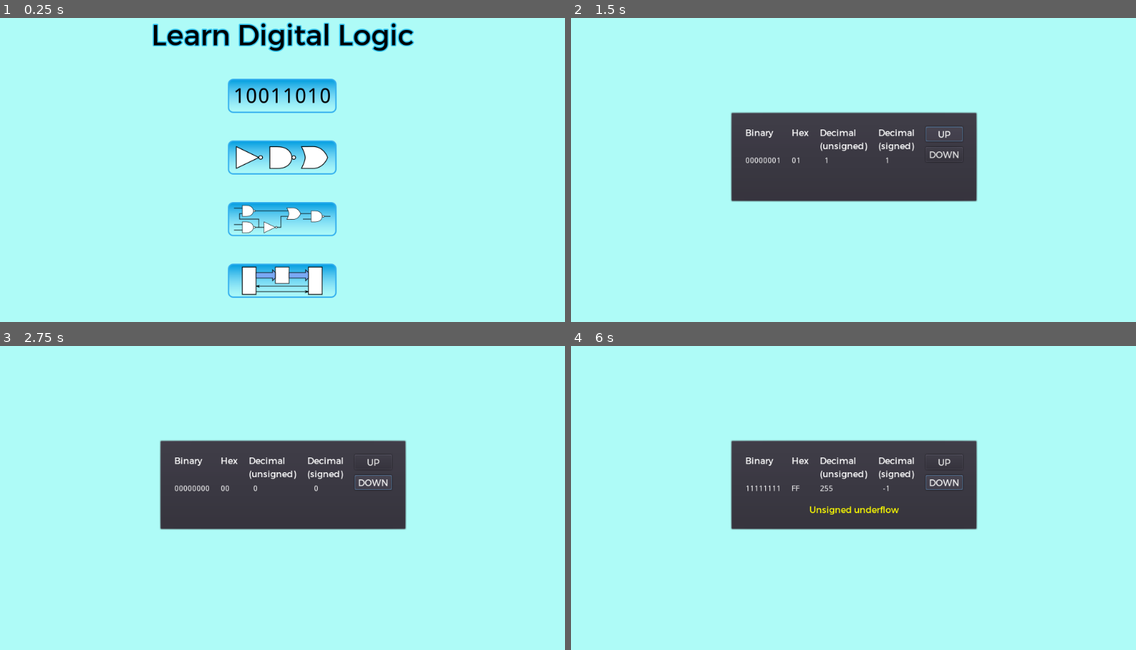
Above: before the commit, frames 1-4 (two rows, left to right).
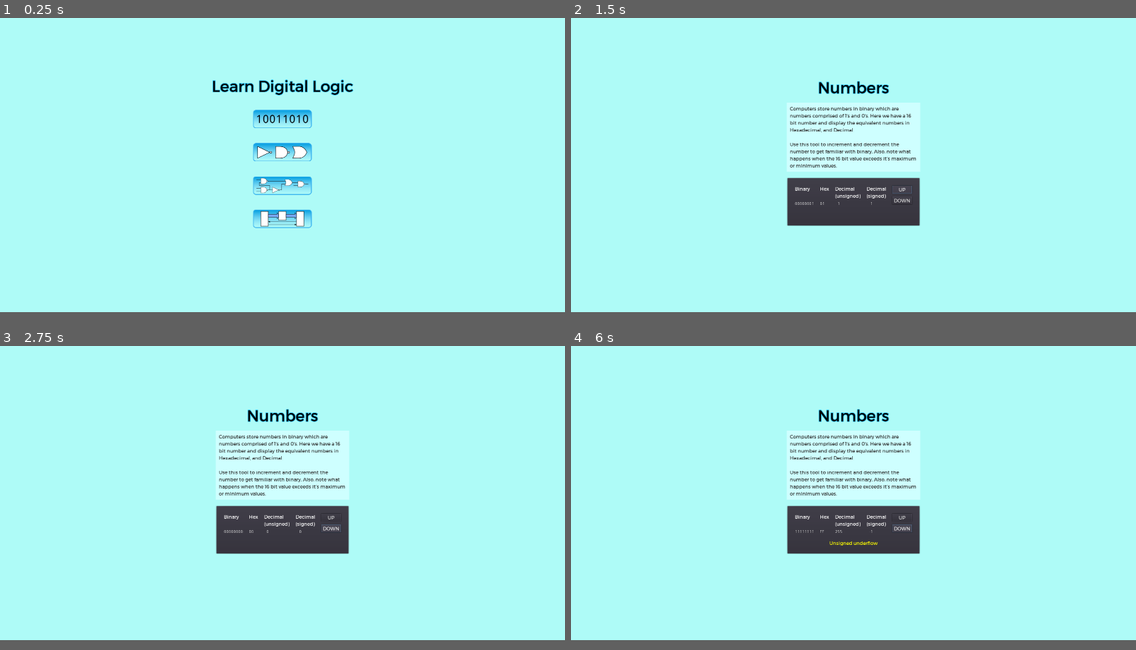
Above: after the commit, the same moments.

Repository: andrew-wilkes/digital-logic
Game: Godot game, scene res://Main.tscn
Same seed, same stepped clock (60 frames per second), same inputs: the game is played once before the commit and once after it.
Inputs (mouse positions are in pixels of both pictures, inside the frame that each line leads up to; where the layout moved, square brackets give the same spot in the first picture):
- Up to frame 1 (0.25 s): no input
- Up to frame 2 (1.5 s): click (853, 124) [853, 97] at 0.5 s; click "UP" at 1.25 s
- Up to frame 3 (2.75 s): click "DOWN" at 2 s
- Up to frame 4 (6 s): click "UP" at 2.75 s; click "DOWN" at 3.5 s; click "UP" at 4.25 s; click "DOWN" at 5 s; tap Enter at 5.75 s
In our replay, the window is 800x468 before the commit and 800x454 after it. These sizes can differ from the game's own. Grey fills any space a smaller window leaves; there, only what the larger window draws over its background counts as a difference.

The runs differ from the first frame. In frame 1, 9.9% of the frame differs, in the area x 27-74%, y 1-93%; in frame 2, 14%; in frame 3, 14%; in frame 4, 14%, in the area x 28-72%, y 20-69%.

Commit message:
Add text panel

Diff:
--- a/game/Main.tscn
+++ b/game/Main.tscn
@@ -1,18 +1,11 @@
-[gd_scene load_steps=8 format=2]
+[gd_scene load_steps=7 format=2]
 
 [ext_resource path="res://Main.gd" type="Script" id=1]
+[ext_resource path="res://assets/title_font.tres" type="DynamicFont" id=2]
 [ext_resource path="res://assets/numbers.png" type="Texture" id=3]
 [ext_resource path="res://assets/projects.png" type="Texture" id=4]
 [ext_resource path="res://assets/circuits.png" type="Texture" id=5]
 [ext_resource path="res://assets/gates.png" type="Texture" id=6]
-[ext_resource path="res://assets/Montserrat-Regular.ttf" type="DynamicFontData" id=7]
-
-[sub_resource type="DynamicFont" id=1]
-size = 52
-outline_size = 2
-outline_color = Color( 0.207843, 0.792157, 0.968627, 1 )
-use_filter = true
-font_data = ExtResource( 7 )
 
 [node name="Main" type="CenterContainer"]
 anchor_right = 1.0
@@ -32,7 +25,7 @@
 [node name="Label" type="Label" parent="VBox"]
 margin_right = 476.0
 margin_bottom = 64.0
-custom_fonts/font = SubResource( 1 )
+custom_fonts/font = ExtResource( 2 )
 custom_colors/font_color = Color( 0, 0, 0, 1 )
 text = "Learn Digital Logic"
 align = 1
--- a/game/Numbers.tscn
+++ b/game/Numbers.tscn
@@ -1,29 +1,51 @@
-[gd_scene load_steps=3 format=2]
+[gd_scene load_steps=5 format=2]
 
 [ext_resource path="res://Numbers.gd" type="Script" id=1]
 [ext_resource path="res://assets/m_font_regular.tres" type="DynamicFont" id=2]
+[ext_resource path="res://assets/title_font.tres" type="DynamicFont" id=3]
+[ext_resource path="res://TextPanel.tscn" type="PackedScene" id=4]
 
 [node name="Numbers" type="CenterContainer"]
-margin_left = 1.0
-margin_right = 1025.0
-margin_bottom = 600.0
+anchor_right = 1.0
+anchor_bottom = 1.0
 script = ExtResource( 1 )
 __meta__ = {
 "_edit_use_anchors_": false
 }
 
-[node name="Panel" type="PanelContainer" parent="."]
-margin_left = 288.0
-margin_top = 218.0
-margin_right = 736.0
-margin_bottom = 382.0
+[node name="VBox" type="VBoxContainer" parent="."]
+margin_left = 726.0
+margin_top = 289.0
+margin_right = 1174.0
+margin_bottom = 790.0
+size_flags_horizontal = 4
+size_flags_vertical = 4
+custom_constants/separation = 20
+
+[node name="Label" type="Label" parent="VBox"]
+margin_right = 448.0
+margin_bottom = 64.0
+custom_fonts/font = ExtResource( 3 )
+custom_colors/font_color = Color( 0, 0, 0, 1 )
+text = "Numbers"
+align = 1
+
+[node name="TextPanel" parent="VBox" instance=ExtResource( 4 )]
+text = "Computers store numbers in binary which are numbers comprised of 1's and 0's. Here we have a 16 bit number and display the equivalent numbers in Hexadecimal, and Decimal.
+
+Use this tool to increment and decrement the number to get familiar with binary. Also, note what happens when the 16 bit value exceeds it's maximum or minimum values."
+
+[node name="Panel" type="PanelContainer" parent="VBox"]
+margin_top = 337.0
+margin_right = 448.0
+margin_bottom = 501.0
 size_flags_horizontal = 0
 size_flags_vertical = 0
 __meta__ = {
 "_edit_use_anchors_": false
 }
 
-[node name="MarginContainer" type="MarginContainer" parent="Panel"]
+[node name="MarginContainer" type="MarginContainer" parent="VBox/Panel"]
 margin_left = 7.0
 margin_top = 7.0
 margin_right = 441.0
@@ -36,7 +58,7 @@
 "_edit_use_anchors_": false
 }
 
-[node name="VBox" type="VBoxContainer" parent="Panel/MarginContainer"]
+[node name="VBox" type="VBoxContainer" parent="VBox/Panel/MarginContainer"]
 margin_left = 20.0
 margin_top = 20.0
 margin_right = 414.0
@@ -46,7 +68,7 @@
 "_edit_use_anchors_": false
 }
 
-[node name="Counter" type="HBoxContainer" parent="Panel/MarginContainer/VBox"]
+[node name="Counter" type="HBoxContainer" parent="VBox/Panel/MarginContainer/VBox"]
 margin_right = 394.0
 margin_bottom = 69.0
 custom_constants/separation = 20
@@ -54,12 +76,12 @@
 "_edit_use_anchors_": false
 }
 
-[node name="Col1" type="VBoxContainer" parent="Panel/MarginContainer/VBox/Counter"]
+[node name="Col1" type="VBoxContainer" parent="VBox/Panel/MarginContainer/VBox/Counter"]
 margin_right = 64.0
 margin_bottom = 69.0
 custom_constants/separation = 10
 
-[node name="Label" type="Label" parent="Panel/MarginContainer/VBox/Counter/Col1"]
+[node name="Label" type="Label" parent="VBox/Panel/MarginContainer/VBox/Counter/Col1"]
 margin_right = 64.0
 margin_bottom = 45.0
 size_flags_vertical = 0
@@ -67,20 +89,20 @@
 text = "Binary
 "
 
-[node name="Label2" type="Label" parent="Panel/MarginContainer/VBox/Counter/Col1"]
+[node name="Label2" type="Label" parent="VBox/Panel/MarginContainer/VBox/Counter/Col1"]
 margin_top = 55.0
 margin_right = 64.0
 margin_bottom = 69.0
 size_flags_vertical = 0
 text = "00000000"
 
-[node name="Col2" type="VBoxContainer" parent="Panel/MarginContainer/VBox/Counter"]
+[node name="Col2" type="VBoxContainer" parent="VBox/Panel/MarginContainer/VBox/Counter"]
 margin_left = 84.0
 margin_right = 115.0
 margin_bottom = 69.0
 custom_constants/separation = 10
 
-[node name="Label2" type="Label" parent="Panel/MarginContainer/VBox/Counter/Col2"]
+[node name="Label2" type="Label" parent="VBox/Panel/MarginContainer/VBox/Counter/Col2"]
 margin_right = 31.0
 margin_bottom = 45.0
 size_flags_vertical = 0
@@ -88,20 +110,20 @@
 text = "Hex
 "
 
-[node name="Label3" type="Label" parent="Panel/MarginContainer/VBox/Counter/Col2"]
+[node name="Label3" type="Label" parent="VBox/Panel/MarginContainer/VBox/Counter/Col2"]
 margin_top = 55.0
 margin_right = 31.0
 margin_bottom = 69.0
 size_flags_vertical = 0
 text = "00"
 
-[node name="Col3" type="VBoxContainer" parent="Panel/MarginContainer/VBox/Counter"]
+[node name="Col3" type="VBoxContainer" parent="VBox/Panel/MarginContainer/VBox/Counter"]
 margin_left = 135.0
 margin_right = 221.0
 margin_bottom = 69.0
 custom_constants/separation = 10
 
-[node name="Label3" type="Label" parent="Panel/MarginContainer/VBox/Counter/Col3"]
+[node name="Label3" type="Label" parent="VBox/Panel/MarginContainer/VBox/Counter/Col3"]
 margin_right = 86.0
 margin_bottom = 45.0
 size_flags_vertical = 0
@@ -109,20 +131,20 @@
 text = "Decimal
 (unsigned)"
 
-[node name="Label4" type="Label" parent="Panel/MarginContainer/VBox/Counter/Col3"]
+[node name="Label4" type="Label" parent="VBox/Panel/MarginContainer/VBox/Counter/Col3"]
 margin_top = 55.0
 margin_right = 86.0
 margin_bottom = 69.0
 size_flags_vertical = 0
 text = "0"
 
-[node name="Col4" type="VBoxContainer" parent="Panel/MarginContainer/VBox/Counter"]
+[node name="Col4" type="VBoxContainer" parent="VBox/Panel/MarginContainer/VBox/Counter"]
 margin_left = 241.0
 margin_right = 307.0
 margin_bottom = 69.0
 custom_constants/separation = 10
 
-[node name="Label4" type="Label" parent="Panel/MarginContainer/VBox/Counter/Col4"]
+[node name="Label4" type="Label" parent="VBox/Panel/MarginContainer/VBox/Counter/Col4"]
 margin_right = 66.0
 margin_bottom = 45.0
 size_flags_vertical = 0
@@ -130,33 +152,33 @@
 text = "Decimal
 (signed)"
 
-[node name="Label5" type="Label" parent="Panel/MarginContainer/VBox/Counter/Col4"]
+[node name="Label5" type="Label" parent="VBox/Panel/MarginContainer/VBox/Counter/Col4"]
 margin_top = 55.0
 margin_right = 66.0
 margin_bottom = 69.0
 size_flags_vertical = 0
 text = "0"
 
-[node name="Col5" type="VBoxContainer" parent="Panel/MarginContainer/VBox/Counter"]
+[node name="Col5" type="VBoxContainer" parent="VBox/Panel/MarginContainer/VBox/Counter"]
 margin_left = 327.0
 margin_right = 394.0
 margin_bottom = 69.0
 custom_constants/separation = 10
 
-[node name="Up" type="Button" parent="Panel/MarginContainer/VBox/Counter/Col5"]
+[node name="Up" type="Button" parent="VBox/Panel/MarginContainer/VBox/Counter/Col5"]
 margin_right = 67.0
 margin_bottom = 27.0
 custom_fonts/font = ExtResource( 2 )
 text = "UP"
 
-[node name="Down" type="Button" parent="Panel/MarginContainer/VBox/Counter/Col5"]
+[node name="Down" type="Button" parent="VBox/Panel/MarginContainer/VBox/Counter/Col5"]
 margin_top = 37.0
 margin_right = 67.0
 margin_bottom = 64.0
 custom_fonts/font = ExtResource( 2 )
 text = "DOWN"
 
-[node name="Alert" type="Label" parent="Panel/MarginContainer/VBox"]
+[node name="Alert" type="Label" parent="VBox/Panel/MarginContainer/VBox"]
 margin_top = 89.0
 margin_right = 394.0
 margin_bottom = 110.0
@@ -170,9 +192,9 @@
 
 [node name="AlertTimer" type="Timer" parent="."]
 one_shot = true
-[connection signal="button_down" from="Panel/MarginContainer/VBox/Counter/Col5/Up" to="." method="_on_Up_button_down"]
-[connection signal="button_up" from="Panel/MarginContainer/VBox/Counter/Col5/Up" to="." method="_on_Up_button_up"]
-[connection signal="button_down" from="Panel/MarginContainer/VBox/Counter/Col5/Down" to="." method="_on_Down_button_down"]
-[connection signal="button_up" from="Panel/MarginContainer/VBox/Counter/Col5/Down" to="." method="_on_Down_button_up"]
+[connection signal="button_down" from="VBox/Panel/MarginContainer/VBox/Counter/Col5/Up" to="." method="_on_Up_button_down"]
+[connection signal="button_up" from="VBox/Panel/MarginContainer/VBox/Counter/Col5/Up" to="." method="_on_Up_button_up"]
+[connection signal="button_down" from="VBox/Panel/MarginContainer/VBox/Counter/Col5/Down" to="." method="_on_Down_button_down"]
+[connection signal="button_up" from="VBox/Panel/MarginContainer/VBox/Counter/Col5/Down" to="." method="_on_Down_button_up"]
 [connection signal="timeout" from="Timer" to="." method="_on_Timer_timeout"]
 [connection signal="timeout" from="AlertTimer" to="." method="_on_AlertTimer_timeout"]
--- /dev/null
+++ b/game/TextPanel.gd
@@ -0,0 +1,6 @@
+extends PanelContainer
+
+export(String, MULTILINE) var text
+
+func _ready():
+	$Margin/Label.text = text
--- /dev/null
+++ b/game/TextPanel.tscn
@@ -0,0 +1,40 @@
+[gd_scene load_steps=4 format=2]
+
+[ext_resource path="res://assets/m_font_regular.tres" type="DynamicFont" id=1]
+[ext_resource path="res://TextPanel.gd" type="Script" id=2]
+
+[sub_resource type="StyleBoxFlat" id=1]
+bg_color = Color( 0.811765, 1, 1, 1 )
+
+[node name="TextPanel" type="PanelContainer"]
+margin_top = 84.0
+margin_right = 448.0
+margin_bottom = 317.0
+custom_styles/panel = SubResource( 1 )
+script = ExtResource( 2 )
+__meta__ = {
+"_edit_use_anchors_": false
+}
+
+[node name="Margin" type="MarginContainer" parent="."]
+margin_right = 448.0
+margin_bottom = 233.0
+custom_constants/margin_right = 10
+custom_constants/margin_top = 10
+custom_constants/margin_left = 10
+custom_constants/margin_bottom = 10
+
+[node name="Label" type="Label" parent="Margin"]
+margin_left = 10.0
+margin_top = 10.0
+margin_right = 438.0
+margin_bottom = 223.0
+custom_fonts/font = ExtResource( 1 )
+custom_colors/font_color = Color( 0.176471, 0.176471, 0.176471, 1 )
+text = "Computers store numbers in binary which are numbers comprised of 1's and 0's. Here we have a 16 bit number and display the equivalent numbers in Hexadecimal, and Decimal.
+
+Use this tool to increment and decrement the number to get familiar with binary. Also, note what happens when the 16 bit value exceeds it's maximum or minimum values."
+autowrap = true
+__meta__ = {
+"_edit_use_anchors_": false
+}
--- /dev/null
+++ b/game/assets/title_font.tres
@@ -0,0 +1,10 @@
+[gd_resource type="DynamicFont" load_steps=2 format=2]
+
+[ext_resource path="res://assets/Montserrat-Regular.ttf" type="DynamicFontData" id=1]
+
+[resource]
+size = 52
+outline_size = 2
+outline_color = Color( 0.207843, 0.792157, 0.968627, 1 )
+use_filter = true
+font_data = ExtResource( 1 )
--- a/game/project.godot
+++ b/game/project.godot
@@ -24,6 +24,12 @@
 run/main_scene="res://Main.tscn"
 config/icon="res://icon.png"
 
+[display]
+
+window/size/width=1900
+window/size/height=1080
+window/stretch/aspect="keep"
+
 [rendering]
 
 environment/default_clear_color=Color( 0.686275, 0.988235, 0.972549, 1 )
